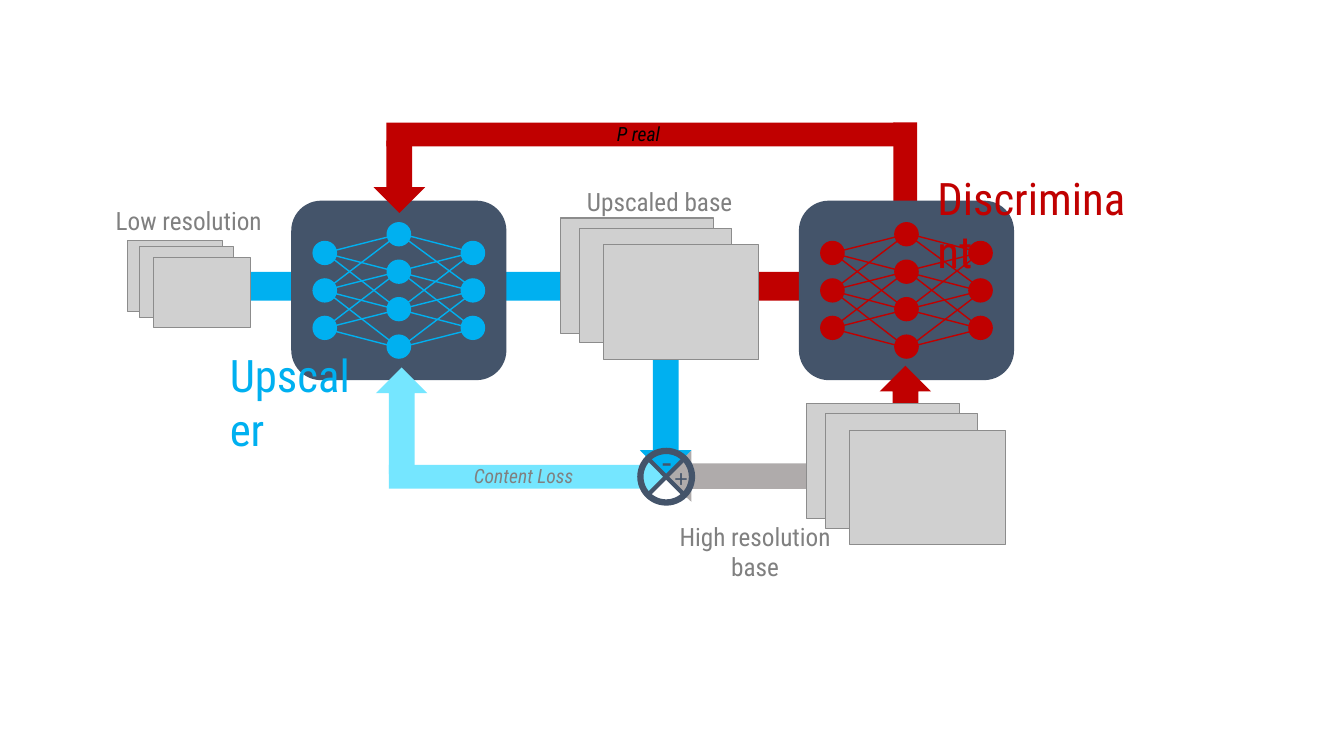
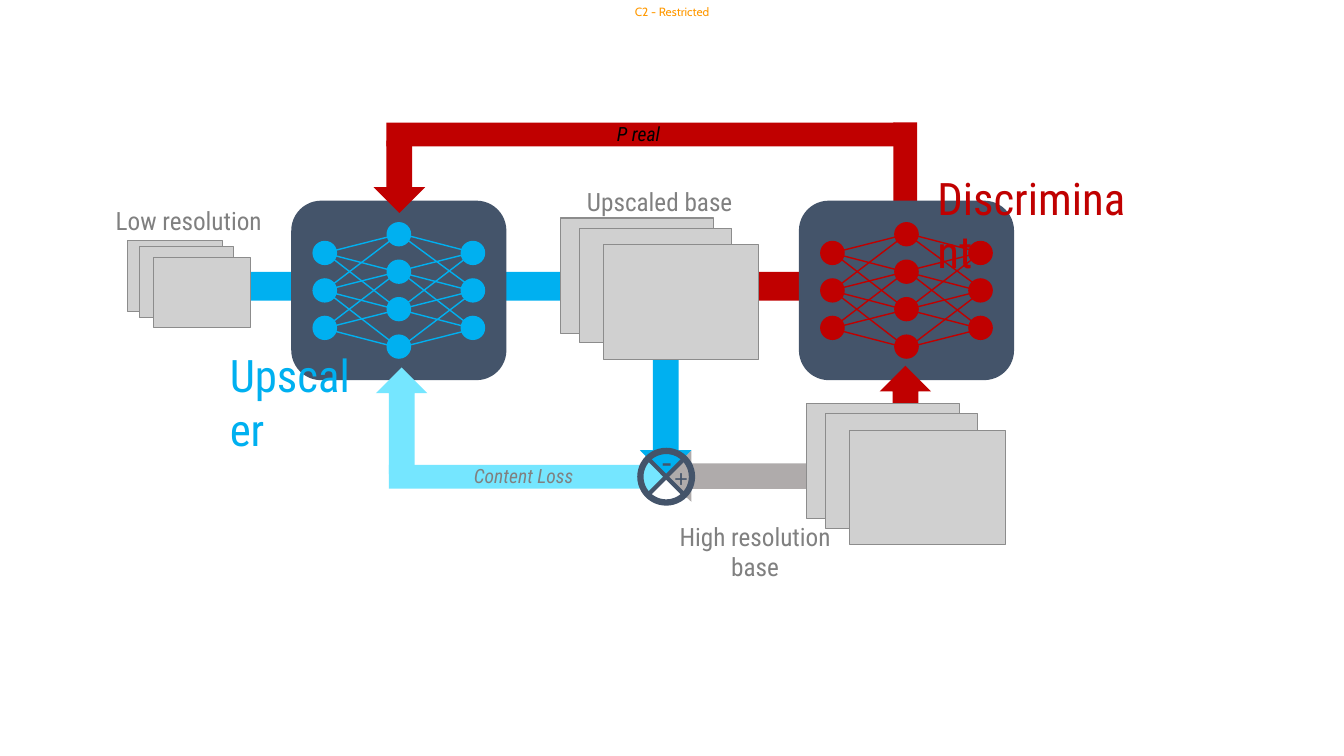
Before and after one commit to williampiat3/Upscale, a slide deck: slide 1 of illustrations/gan.pptx. Drawn at 1344x756 pixels with LibreOffice and Linux fonts; fonts in the diff are those of the drawing; grey boxes stand for pictures. Boxes give left, top, right and bottom in pixels: in the first picture for what was removed or moved away, otherwise in the second. Text is boxed around its words. In the diff, an @@ line names an element or a change of style, - is before the commit and + after.

```diff
--- a/illustrations/gan.pptx
+++ b/illustrations/gan.pptx
@@ text added at (635,7,709,16), 8.5 pt, text #FF9900 @@
+C2 - Restricted
```
Also in this commit, not shown: 1 slide added.
